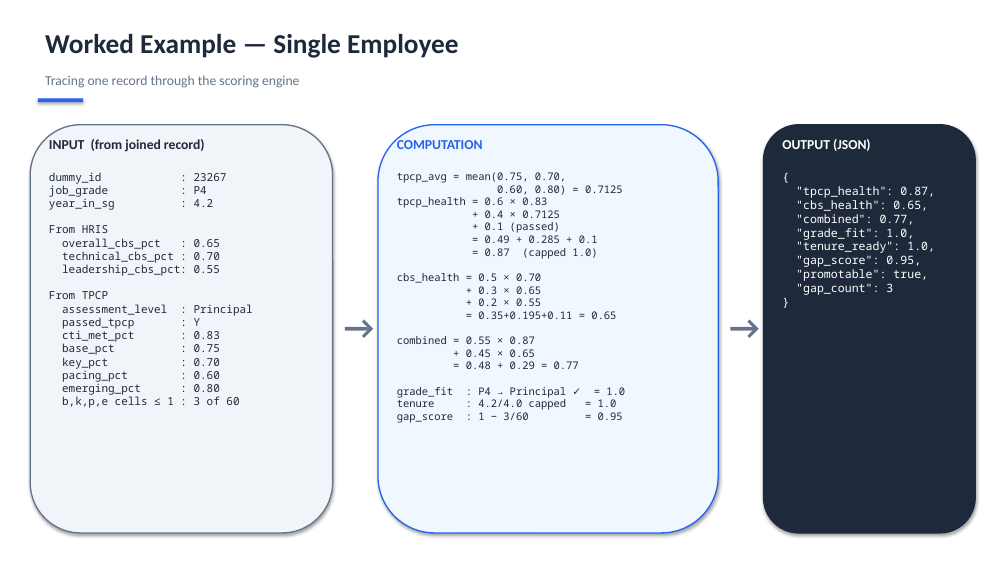
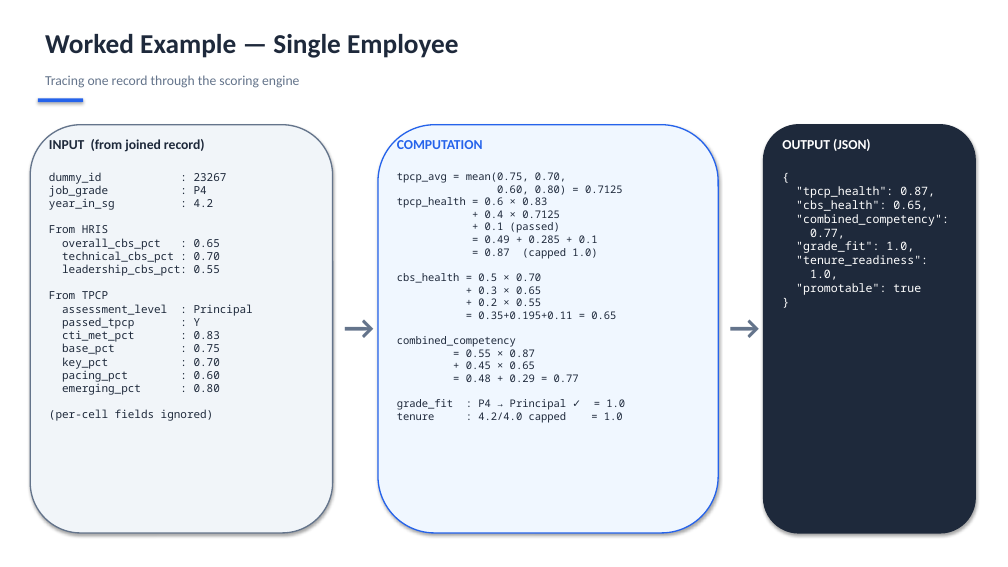
Before and after one commit to clementlowfuxing/recommender_system, a slide deck: slide 7 of cdwc_recommendation_system/presentation_ppt/CDWC_Architecture_Scoring_Flow.pptx. Drawn at 1008x567 pixels with LibreOffice and Linux fonts; fonts in the diff are those of the drawing. Boxes give left, top, right and bottom in pixels: in the first picture for what was removed or moved away, otherwise in the second. Text is boxed around its words. In the diff, an @@ line names an element or a change of style, - is before the commit and + after.

```diff
--- a/cdwc_recommendation_system/presentation_ppt/CDWC_Architecture_Scoring_Flow.pptx
+++ b/cdwc_recommendation_system/presentation_ppt/CDWC_Architecture_Scoring_Flow.pptx
@@ text at box(49, 172, 220, 421): text changed @@
-dummy_id : 23267
-job_grade : P4
-year_in_sg : 4.2
-From HRIS
-overall_cbs_pct : 0.65
-technical_cbs_pct : 0.70
-leadership_cbs_pct: 0.55
-From TPCP
-assessment_level : Principal
-passed_tpcp : Y
-cti_met_pct : 0.83
-base_pct : 0.75
-key_pct : 0.70
-pacing_pct : 0.60
-emerging_pct : 0.80
-b,k,p,e cells ≤ 1 : 3 of 60
+dummy_id : 23267
+job_grade : P4
+year_in_sg : 4.2
+From HRIS
+overall_cbs_pct : 0.65
+technical_cbs_pct : 0.70
+leadership_cbs_pct: 0.55
+From TPCP
+assessment_level : Principal
+passed_tpcp : Y
+cti_met_pct : 0.83
+base_pct : 0.75
+key_pct : 0.70
+pacing_pct : 0.60
+emerging_pct : 0.80
+(per-cell fields ignored)
@@ text at box(397, 172, 625, 423): text changed @@
-tpcp_avg = mean(0.75, 0.70,
-0.60, 0.80) = 0.7125
-tpcp_health = 0.6 × 0.83
-+ 0.4 × 0.7125
-+ 0.1 (passed)
-= 0.49 + 0.285 + 0.1
-= 0.87 (capped 1.0)
-cbs_health = 0.5 × 0.70
-+ 0.3 × 0.65
-+ 0.2 × 0.55
-= 0.35+0.195+0.11 = 0.65
-combined = 0.55 × 0.87
-+ 0.45 × 0.65
-= 0.48 + 0.29 = 0.77
-grade_fit : P4 → Principal ✓ = 1.0
-tenure : 4.2/4.0 capped = 1.0
-gap_score : 1 − 3/60 = 0.95
+tpcp_avg = mean(0.75, 0.70,
+0.60, 0.80) = 0.7125
+tpcp_health = 0.6 × 0.83
++ 0.4 × 0.7125
++ 0.1 (passed)
+= 0.49 + 0.285 + 0.1
+= 0.87 (capped 1.0)
+cbs_health = 0.5 × 0.70
++ 0.3 × 0.65
++ 0.2 × 0.55
+= 0.35+0.195+0.11 = 0.65
+combined_competency
+= 0.55 × 0.87
++ 0.45 × 0.65
+= 0.48 + 0.29 = 0.77
+grade_fit : P4 → Principal ✓ = 1.0
+tenure : 4.2/4.0 capped = 1.0
@@ text at box(796, 186, 949, 295): text changed @@
-{
-"tpcp_health": 0.87,
-"cbs_health": 0.65,
-"combined": 0.77,
-"grade_fit": 1.0,
-"tenure_ready": 1.0,
-"gap_score": 0.95,
-"promotable": true,
-"gap_count": 3
-}
+{
+"tpcp_health": 0.87,
+"cbs_health": 0.65,
+"combined_competency":
+0.77,
+"grade_fit": 1.0,
+"tenure_readiness":
+1.0,
+"promotable": true
+}
```
Also in this commit, not shown: 7 other slides changed, 4 slides added, 3 slides removed, 6 other files.
